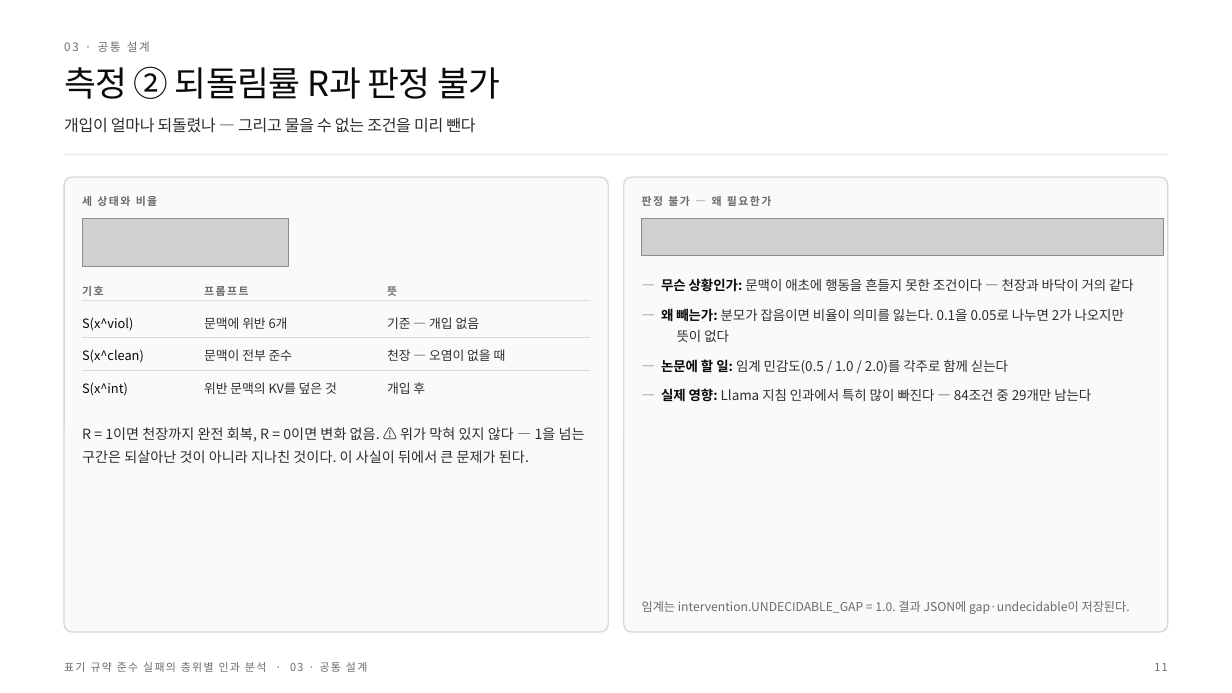
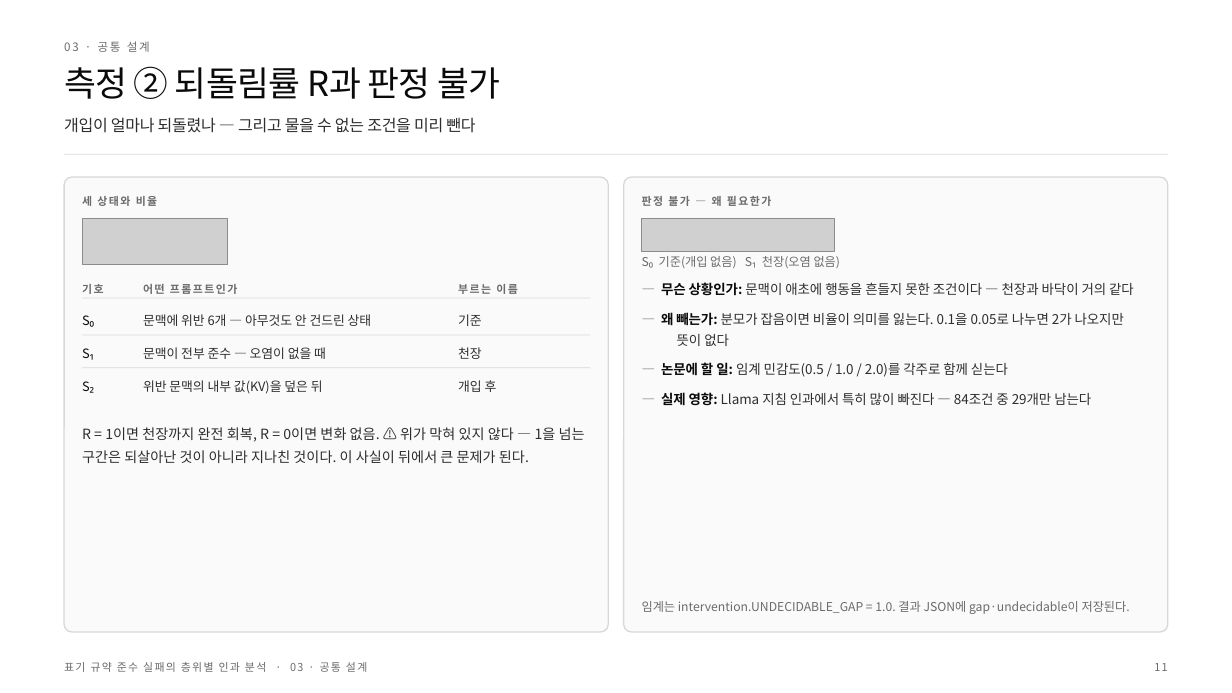
Before and after one commit to deanjs/HCLT_2026, a slide deck: slide 11 of docs/발표/HCLT2026_논문정리.pptx. Drawn at 1232x693 pixels with LibreOffice and Linux fonts; fonts in the diff are those of the drawing; grey boxes stand for pictures. Boxes give left, top, right and bottom in pixels: in the first picture for what was removed or moved away, otherwise in the second. Text is boxed around its words. In the diff, an @@ line names an element or a change of style, - is before the commit and + after.

```diff
--- a/docs/발표/HCLT2026_논문정리.pptx
+++ b/docs/발표/HCLT2026_논문정리.pptx
@@ picture: place and size @@
-picture at [82,218,288,267]
+picture at [82,218,227,264]
@@ picture: place and size @@
-picture at [641,218,1164,255]
+picture at [641,218,835,251]
@@ text added at [659,256,841,268], 9.5 pt, text #6B6B6B @@
+S₀ 기준(개입 없음) S₁ 천장(오염 없음)
@@ text at [143,284,237,294]: text changed @@
-프롬프트
+어떤 프롬프트인가
@@ text at [458,284,518,294]: text changed @@
-뜻
+부르는 이름
@@ text "— 무슨 상황인가: 문맥이 애초에 ...": place and size @@
-text "— 무슨 상황인가: 문맥이 애초에 ..." at [661,278,1134,401]
+text "— 무슨 상황인가: 문맥이 애초에 ..." at [661,282,1134,405]
@@ text at [82,315,94,327]: text changed @@
-S(x^viol)
+S₀
@@ text at [143,314,372,326]: text changed @@
-문맥에 위반 6개
+문맥에 위반 6개 — 아무것도 안 건드린 상태
@@ text at [458,314,482,326]: text changed @@
-기준 — 개입 없음
+기준
@@ text at [82,348,94,360]: text changed @@
-S(x^clean)
+S₁
@@ text at [143,347,326,359]: text changed @@
-문맥이 전부 준수
+문맥이 전부 준수 — 오염이 없을 때
@@ text at [458,347,482,359]: text changed @@
-천장 — 오염이 없을 때
+천장
@@ text at [82,381,94,393]: text changed @@
-S(x^int)
+S₂
@@ text at [143,380,323,394]: text changed @@
-위반 문맥의 KV를 덮은 것
+위반 문맥의 내부 값(KV)을 덮은 뒤
@@ text "개입 후": place and size @@
-text "개입 후" at [387,382,425,394]
+text "개입 후" at [458,380,497,392]
```
Also in this commit, not shown: 10 other slides changed, 25 other files.
